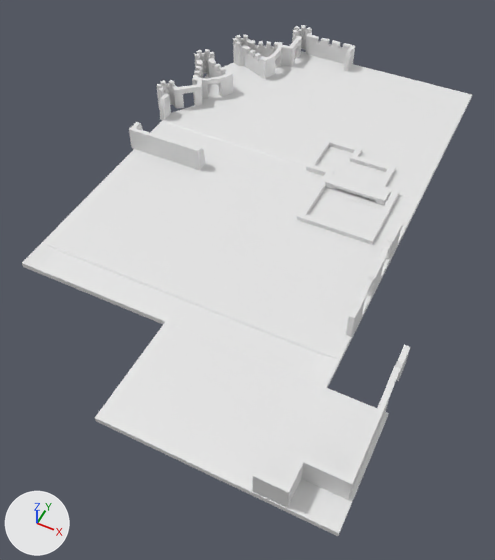
Before and after pictures for a commit that changed the Blender file media/models/child_square_fort.blend.
Before and after are seen from a 50 mm lens placed at (14.1, -28.4, 27.5), pointed at (2.0, -4.2, -2.8). Every picture has the same lights, and +X, +Y and +Z are marked at lower left.

The scene before the commit, as lines of its bpy script (objects in view):
```python
me_cube_001 = bpy.data.meshes.new('Cube.001')
me_cube_001.from_pydata(...)  # 953 vertices, 787 faces; spans x -148.0..1.0, y -61.0..171.0, z -5.0..11.0
me_cube_002 = bpy.data.meshes.new('Cube.002')
me_cube_002.from_pydata(...)  # 24 vertices, 22 faces; spans x -1.0..13.36, y -1.0..2.61, z -1.01..0.36
me_cube_005 = bpy.data.meshes.new('Cube.005')
me_cube_005.from_pydata(...)  # 122 vertices, 120 faces; spans x -5.9..15.2, y -32.3..1.0, z -1.0..1.0
ob_cube_001 = bpy.data.objects.new('Cube.001', me_cube_001)
ob_cube_001.location = (12.25, -8.15, 0.21)
ob_cube_001.scale = (0.147, 0.147, 0.147)
ob_cube_002 = bpy.data.objects.new('Cube.002', me_cube_002)
ob_cube_002.location = (4.21, 2.71, 0.33)
ob_cube_002.scale = (0.265, 0.265, 0.265)
ob_cube_005 = bpy.data.objects.new('Cube.005', me_cube_005)
ob_cube_005.location = (-2.6, 15.27, -0.08)
ob_cube_005.scale = (1.0, 1.0, 0.157)
# also in view: 'Cube.000' at (-4.3, 8.7, 0.9)
```
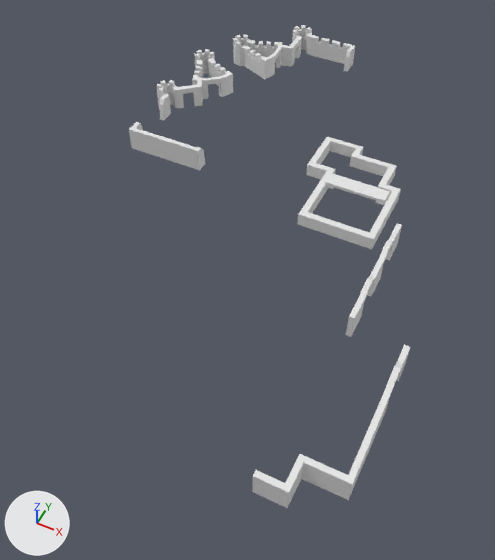
What differs and where, as boxes [x1, y1, x2, y2] in the pictures (495 x 560 px):
'Cube.005', hidden: before [22, 51, 472, 536]
part 1 of me_cube_005, built on: before [95, 65, 434, 471]

What the commit changed:
me_cube_005 is used by ob_cube_005; location (-2.6, 15.27, -0.08); scale (1.0, 1.0, 0.157).
me_cube_005 had 122 vertices, 120 faces and spanned x -5.9..15.2, y -32.3..1.0, z -1.0..1.0.
me_cube_005 now has 235 vertices, 224 faces and spans x -5.9..15.2, y -32.3..1.0, z -1.0..1.0.
Part 1, on me_cube_005:
30 faces are deleted.
26 vertices in x 8.8, y -32.3..1.0, z -1.0..1.0 move by (1.7, 0.0, 0.0).
6 vertices in x -5.8..12.1, y -10.5, z -1.0..1.0 move by (0.0, 0.9, 0.0).
6 vertices in x -5.8..12.1, y -15.6, z -1.0..1.0 move by (0.0, -0.4, 0.0).
4 vertices move from x 8.8, y -15.6..-10.5, z -1.0..1.0 to x 10.5, y -16.0..-9.6, z -1.0..1.0.
30 new vertices lie (1.7, 0.0, 0.0) away from vertices in x 3.3, y -32.3..1.0, z -1.0..1.0.
29 new vertices lie (1.3, 0.0, 0.0) away from vertices in x 5.0, y -32.3..1.0, z -1.0..1.0.
28 new vertices lie (-0.8, 0.0, 0.0) away from vertices in x 8.8, y -32.3..1.0, z -1.0..1.0.
26 new vertices lie (-2.4, 0.0, 0.0) away from vertices in x 9.7, y -32.3..1.0, z -1.0..1.0.
134 new faces join them.
Object 'Cube.005' (ob_cube_005) is now hidden.
